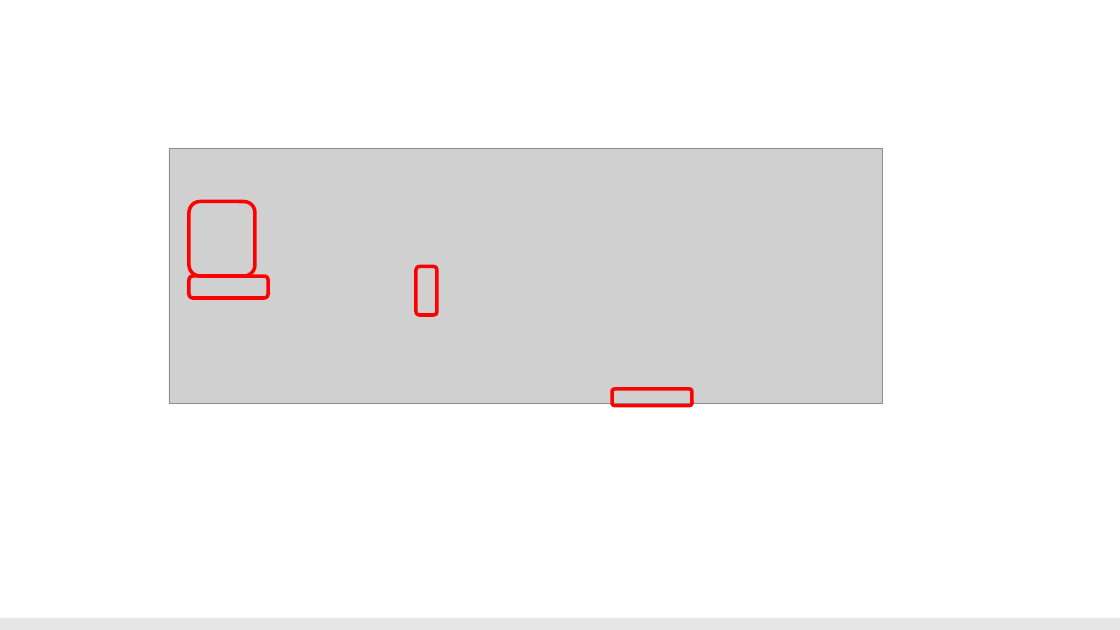
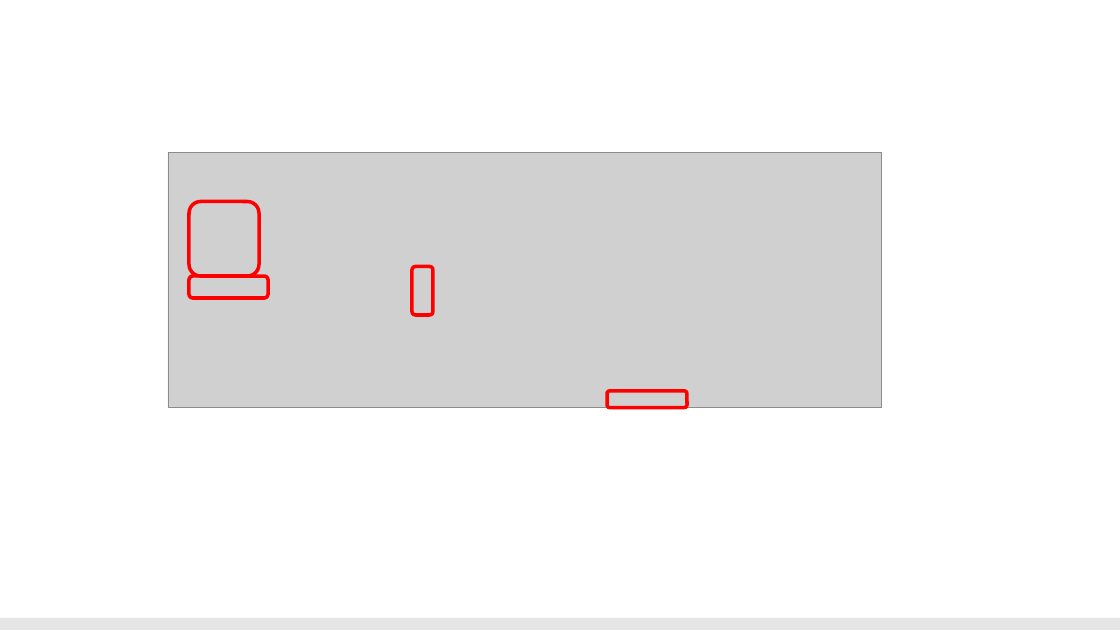
Before and after one commit to coltongearhart/dana320, a slide deck: slide 3 of tutorials/intro-to-shiny/images/Content/Content.pptx (slide 2 before the commit). Drawn at 1120x630 pixels with LibreOffice and Linux fonts; fonts in the diff are those of the drawing; grey boxes stand for pictures. Boxes give left, top, right and bottom in pixels: in the first picture for what was removed or moved away, otherwise in the second. Text is boxed around its words. In the diff, an @@ line names an element or a change of style, - is before the commit and + after.

```diff
--- a/tutorials/intro-to-shiny/images/Content/Content.pptx
+++ b/tutorials/intro-to-shiny/images/Content/Content.pptx
@@ picture: place and size @@
-picture at <box>169,148,883,403</box>
+picture at <box>168,153,882,408</box>
@@ rounded rectangle: place and size @@
-rounded rectangle at <box>189,202,255,276</box>
+rounded rectangle at <box>189,202,259,276</box>
@@ rounded rectangle: place and size @@
-rounded rectangle at <box>416,266,437,315</box>
+rounded rectangle at <box>412,266,433,315</box>
@@ rounded rectangle: place and size @@
-rounded rectangle at <box>613,389,692,406</box>
+rounded rectangle at <box>607,391,687,408</box>
```
Also in this commit, not shown: 1 other slide changed, 6 slides added, 2 slides removed, 25 other files.
